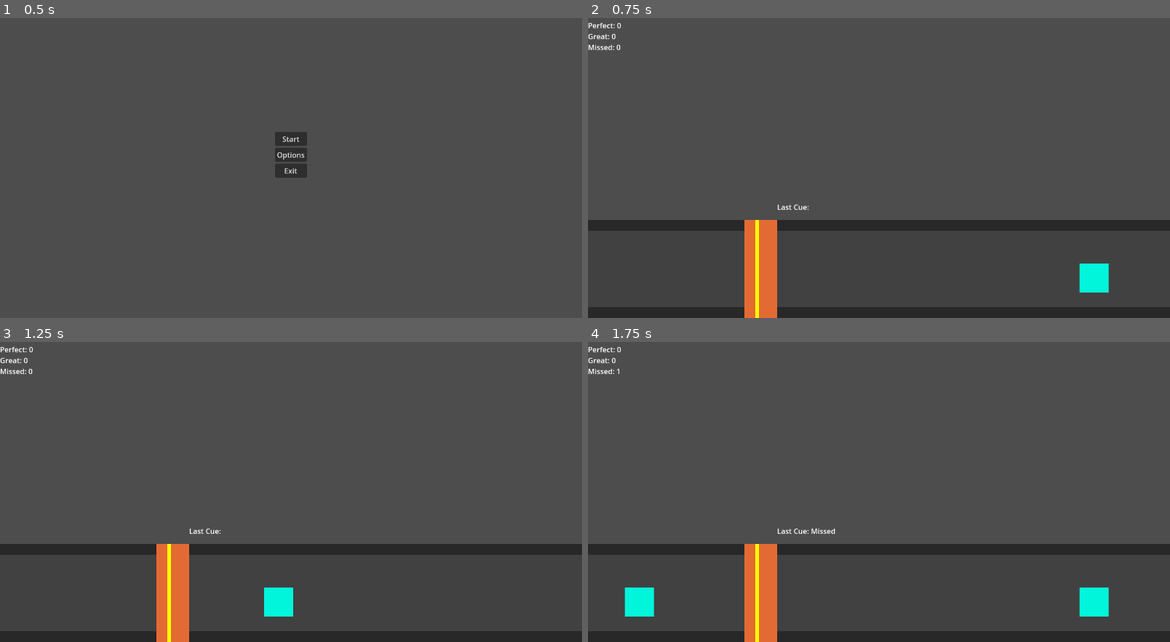
Above: before the commit, frames 1-4 (two rows, left to right).
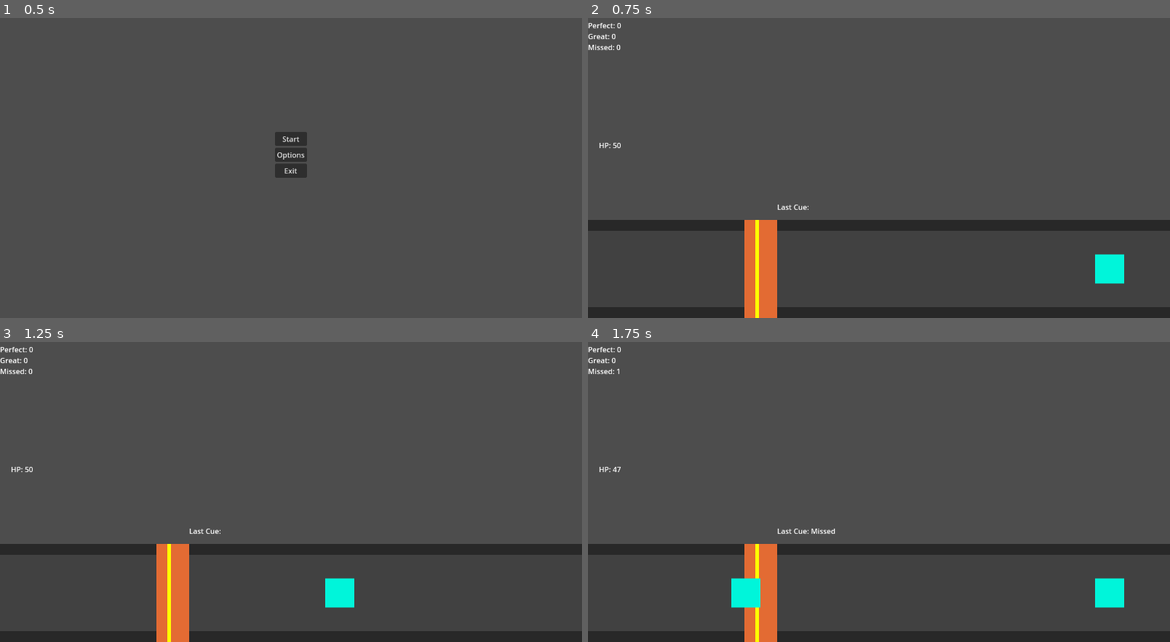
Above: after the commit, the same moments.

Repository: alexgaaranes/GameJam-2024-Entry
Game: Godot game, scene res://scenes/menu.tscn
The game is run twice, just before and just after one commit, with the same random seed, the same clock (stepped at 60 frames per second) and the same inputs.
Inputs:
- Up to frame 1 (0.5 s): no input
- Up to frame 2 (0.75 s): click "Start" at 0.5 s
- Up to frame 3 (1.25 s): no input
- Up to frame 4 (1.75 s): tap Space (pedal) at 1.35 s

Frame 1 is identical in both runs. In frame 2, 0.7% of the frame differs, in the area x 1-93%, y 41-92%; in frame 3, 1.0%; in frame 4, 1.7%.

Commit message:
separated counters

Diff:
--- a/scenes/game_manager.tscn
+++ b/scenes/game_manager.tscn
@@ -1,8 +1,9 @@
-[gd_scene load_steps=4 format=3 uid="uid://b8ubotbc18a7t"]
+[gd_scene load_steps=5 format=3 uid="uid://b8ubotbc18a7t"]
 
 [ext_resource type="Script" path="res://scripts/game_manager.gd" id="1_k6gio"]
 [ext_resource type="Script" path="res://scripts/input_manager.gd" id="2_kxd6n"]
 [ext_resource type="Script" path="res://scripts/cue_spawn_manager.gd" id="3_mgrha"]
+[ext_resource type="Script" path="res://scripts/score_manager.gd" id="4_2puip"]
 
 [node name="GameManager" type="Node"]
 script = ExtResource("1_k6gio")
@@ -18,5 +19,8 @@
 
 [node name="CueSpawnTimer" type="Timer" parent="CueSpawnManager"]
 
+[node name="ScoreManager" type="Node" parent="."]
+script = ExtResource("4_2puip")
+
 [connection signal="timeout" from="InputManager/PenaltyTimer" to="InputManager" method="_on_penalty_timer_timeout"]
 [connection signal="timeout" from="CueSpawnManager/CueSpawnTimer" to="CueSpawnManager" method="_on_cue_spawn_timer_timeout"]
--- a/scenes/placeholder_lvl.tscn
+++ b/scenes/placeholder_lvl.tscn
@@ -37,3 +37,10 @@
 offset_right = 63.0
 offset_bottom = 135.0
 text = "Missed: "
+
+[node name="HealthPoints" type="Label" parent="."]
+offset_left = 24.0
+offset_top = 328.0
+offset_right = 64.0
+offset_bottom = 351.0
+text = "HP:"
--- a/scripts/game_manager.gd
+++ b/scripts/game_manager.gd
@@ -1,54 +1,25 @@
 extends Node
 
-var perfectAmt: int = 0
-var greatAmt: int = 0
-var missedAmt: int = 0
-var comboAmt: int = 0
+# Stats
+var HP: float = 50
 
-var perfectLabel: Label
-var greatLabel: Label
-var missedLabel: Label
-
+# Other node references
 var parent: Node
+var healthLabel: Label
 
 # Called when the node enters the scene tree for the first time.
 func _ready():
 	parent = get_parent()
-	perfectLabel = parent.get_node("Perfect")
-	greatLabel = parent.get_node("Great")
-	missedLabel = parent.get_node("Missed")
-
+	healthLabel = parent.get_node("HealthPoints")
 
 # Called every frame. 'delta' is the elapsed time since the previous frame.
 func _process(delta):
-	updatePerfectLabel()
-	updateGreatLabel()
-	updateMissedLabel()
+	updateHealthLabel()
 
-# Setters & Getters
-func updateCombo():
-	comboAmt += 1
-	$CueSpawnManager.reduceTime(comboAmt/200.0)
 
-func resetCombo():
-	comboAmt = 0
-	$CueSpawnManager.resetTime()
+func updateHP(amount:float):
+	if HP >= 50 and amount > 0: return
+	HP += amount
 
-func addPerfect(amount: int):
-	perfectAmt += amount
-
-func addGreat(amount: int):
-	greatAmt += amount
-
-func addMissed(amount: int):
-	missedAmt += amount
-
-# temp funcs
-func updatePerfectLabel():
-	perfectLabel.text = "Perfect: %d" % [perfectAmt]
-
-func updateGreatLabel():
-	greatLabel.text = "Great: %d" % [greatAmt]
-
-func updateMissedLabel():
-	missedLabel.text = "Missed: %d" % [missedAmt]
+func updateHealthLabel():
+	healthLabel.text = "HP: %d" % [HP]
--- a/scripts/input_manager.gd
+++ b/scripts/input_manager.gd
@@ -8,10 +8,12 @@
 var isPenalized: bool
 var detected: Dictionary
 var passedCues: Array
+var scoreManager: Node
 
 # Called when the node enters the scene tree for the first time.
 func _ready():
 	parent = get_parent()
+	scoreManager = parent.get_node("ScoreManager")
 	pedalColumn = parent.get_parent().get_node("PedalColumn")
 	label = get_parent().get_parent().get_node("Label")
 	isPenalized = false
@@ -20,26 +22,22 @@
 
 # Called every frame. 'delta' is the elapsed time since the previous frame.
 func _process(delta):
-	# Detection debugging print
-	#if not pedalColumn.detectedAreas.is_empty():
-		#print(pedalColumn.detectedAreas)
-
 	# Pedal Action
 	if Input.is_action_just_pressed("pedal") and not isPenalized:
 		detected = pedalColumn.detectedAreas
 		if not detected.is_empty():
 			if detected.has("P"):
 				updateLabel("Perfect")
-				await parent.addPerfect(1)
+				await scoreManager.addPerfect(1)
 			else:
 				updateLabel("Great")
-				await parent.addGreat(1)
-			parent.updateCombo()
+				await scoreManager.addGreat(1)
+			scoreManager.updateCombo()
 			detected.values()[0].queue_free()
 		else:
 			updateLabel("Missed")
-			await parent.addMissed(1)
-			parent.resetCombo()
+			await scoreManager.addMissed(1)
+			scoreManager.resetCombo()
 			isPenalized = true
 			timer.start()
 
@@ -52,12 +50,11 @@
 # function for clearing cues that passed
 func clearPassed():
 	passedCues = pedalColumn.passedCues
-	print(passedCues)
 	if passedCues.is_empty(): return
 	for cue in passedCues:
 		passedCues.erase(cue)
 		if cue == null: continue
-		parent.addMissed(1)
+		scoreManager.addMissed(1)
 		cue.queue_free()
 
 # SUPPLEMENTARY FUNCTIONS
--- a/scripts/pedal_column.gd
+++ b/scripts/pedal_column.gd
@@ -38,5 +38,4 @@
 
 # END POINT
 func _on_end_area_area_entered(area):
-	print(area)
 	passedCues.append(area)
--- a/scripts/pedal_cue.gd
+++ b/scripts/pedal_cue.gd
@@ -1,14 +1,16 @@
+class_name PedalCue
 extends Node2D
 
-var velocity = -1000 # left
+var velocity = -800 # left
 
+# Node references
 var root: Node
 var gameManager: Node
 
 # Called when the node enters the scene tree for the first time.
 func _ready():
 	root = get_parent()
-	position = Vector2(1280,640)
+	position = Vector2(1280,620)
 
 
 # Called every frame. 'delta' is the elapsed time since the previous frame.
--- /dev/null
+++ b/scripts/score_manager.gd
@@ -0,0 +1,63 @@
+extends Node
+
+var multiplier: float = 0
+
+# Label object references
+var perfectLabel: Label
+var greatLabel: Label
+var missedLabel: Label
+
+# Score Component
+var perfectAmt: int = 0
+var greatAmt: int = 0
+var missedAmt: int = 0
+var comboAmt: int = 0
+
+var root: Node
+var parent: Node
+var cueSpawnManager: Node
+# Called when the node enters the scene tree for the first time.
+func _ready():
+	parent = get_parent()
+	root = parent.get_parent()
+	cueSpawnManager = parent.get_node("CueSpawnManager")
+	perfectLabel = root.get_node("Perfect")
+	greatLabel = root.get_node("Great")
+	missedLabel = root.get_node("Missed")
+
+
+# Called every frame. 'delta' is the elapsed time since the previous frame.
+func _process(delta):
+	updatePerfectLabel()
+	updateGreatLabel()
+	updateMissedLabel()
+
+# Setters & Getters
+func updateCombo():
+	comboAmt += 1
+	cueSpawnManager.reduceTime(comboAmt/150.0)
+
+func resetCombo():
+	comboAmt = 0
+	cueSpawnManager.resetTime()
+
+func addPerfect(amount: int):
+	perfectAmt += amount
+	parent.updateHP(0.5)
+
+func addGreat(amount: int):
+	greatAmt += amount
+
+func addMissed(amount: int):
+	missedAmt += amount
+	parent.updateHP(-3)
+
+# temp funcs
+func updatePerfectLabel():
+	perfectLabel.text = "Perfect: %d" % [perfectAmt]
+
+func updateGreatLabel():
+	greatLabel.text = "Great: %d" % [greatAmt]
+
+func updateMissedLabel():
+	missedLabel.text = "Missed: %d" % [missedAmt]
Not shown, added: scenes/ped2371.tmp
Not shown, added: scenes/ped3E3D.tmp
